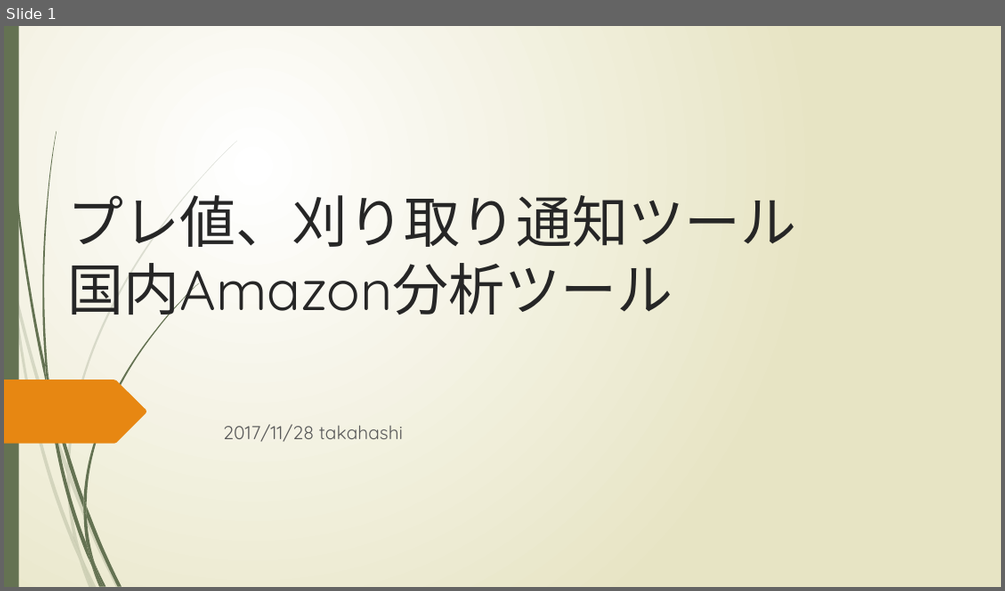
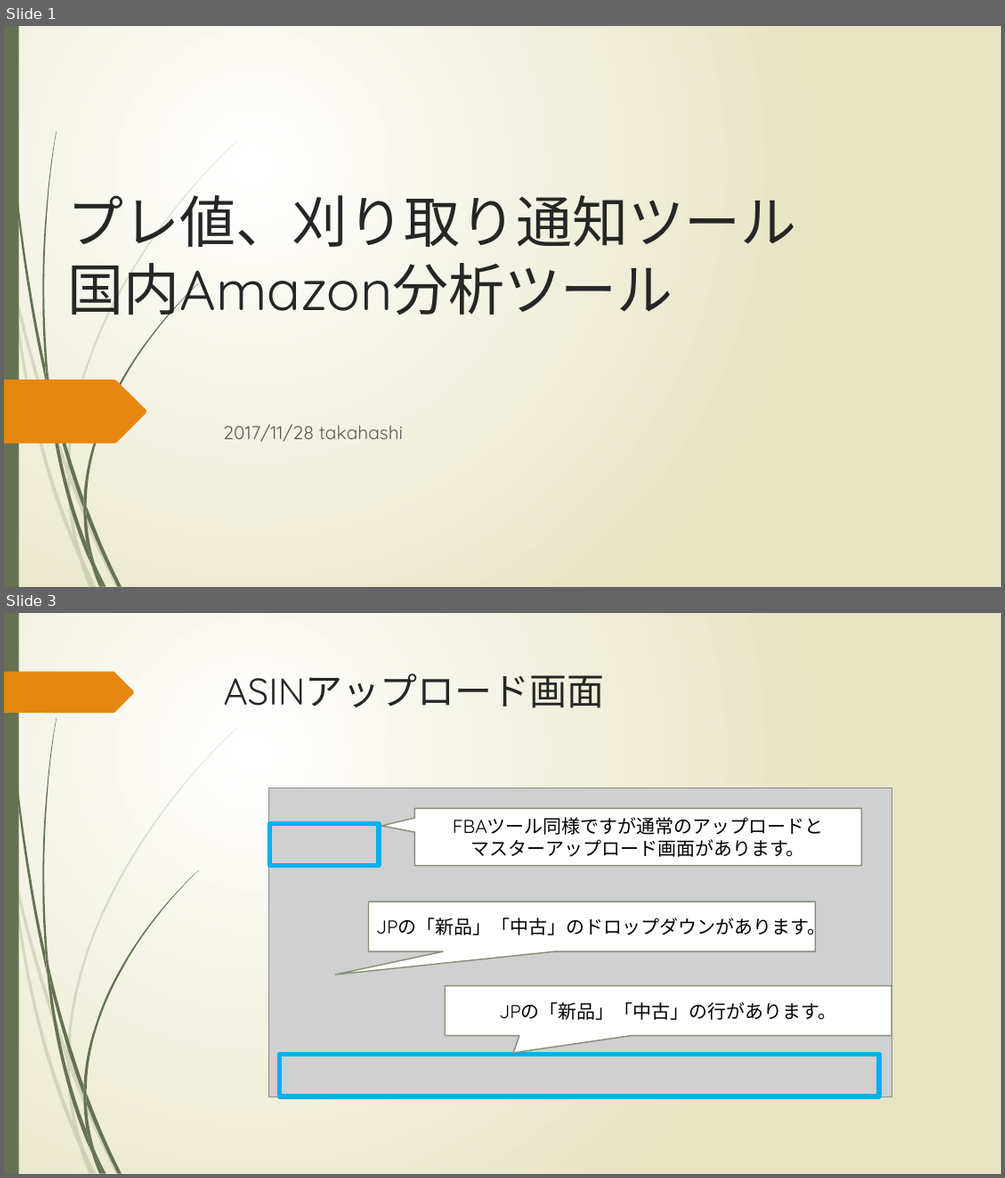
Before and after one commit to yukitakahashi08/docs, a slide deck: bonito/仕様書/プレ値・刈り取りツール仕様書.pptx. Shown one above the other, each under a label of ours: slide 1 before the commit, slides 1 and 3 after it; the slides between them are not shown. The pictures are 1005x591 and 1005x1178 pixels, drawn with LibreOffice and Linux fonts; fonts in the diff are those of the drawing; grey boxes stand for pictures. Boxes give left, top, right and bottom in pixels: in the first picture for what was removed or moved away, otherwise in the second. Text is boxed around its words. In the diff, an @@ line names an element or a change of style, - is before the commit and + after.

Commit message:
add

```diff
--- a/bonito/仕様書/プレ値・刈り取りツール仕様書.pptx
+++ b/bonito/仕様書/プレ値・刈り取りツール仕様書.pptx
@@ slide 3 added at (x1=4, y1=613, x2=1001, y2=1174), background gradient #FFFFFF to #E8E6C4; not listed: 23 template elements that a slide beside it also shows @@
@@ freeform shape added at (x1=4, y1=672, x2=134, y2=713), fill #E78712 @@
@@ title added at (x1=224, y1=674, x2=605, y2=708), 36 pt, text #262626 @@
+ASINアップロード画面
@@ picture added at (x1=268, y1=787, x2=891, y2=1096) @@
@@ rectangle added at (x1=269, y1=823, x2=379, y2=865), outline #00B0F0 4.5 pt @@
@@ speech box added at (x1=414, y1=808, x2=861, y2=865), fill #FFFFFF, outline #849276 1.25 pt, 18 pt, text #000000 @@
+FBAツール同様ですが通常のアップロードと
+マスターアップロード画面があります。
@@ speech box added at (x1=369, y1=901, x2=816, y2=952), fill #FFFFFF, outline #849276 1.25 pt, 18 pt, text #000000 @@
+JPの「新品」「中古」のドロップダウンがあります。
@@ speech box added at (x1=445, y1=985, x2=891, y2=1036), fill #FFFFFF, outline #849276 1.25 pt, 18 pt, text #000000 @@
+JPの「新品」「中古」の行があります。
@@ rectangle added at (x1=280, y1=1054, x2=879, y2=1096), outline #00B0F0 4.5 pt @@
```
Also in this commit, not shown: 1 slide changed, 1 other slide added, 1 slide removed.
